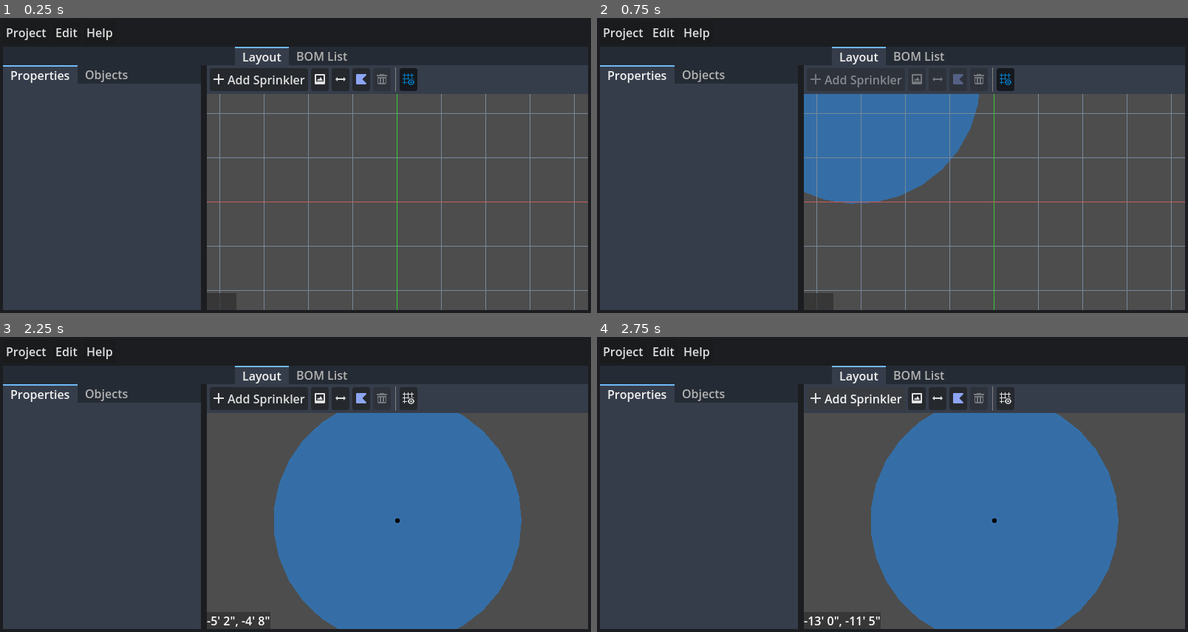
Above: before the commit, frames 1-4 (two rows, left to right).
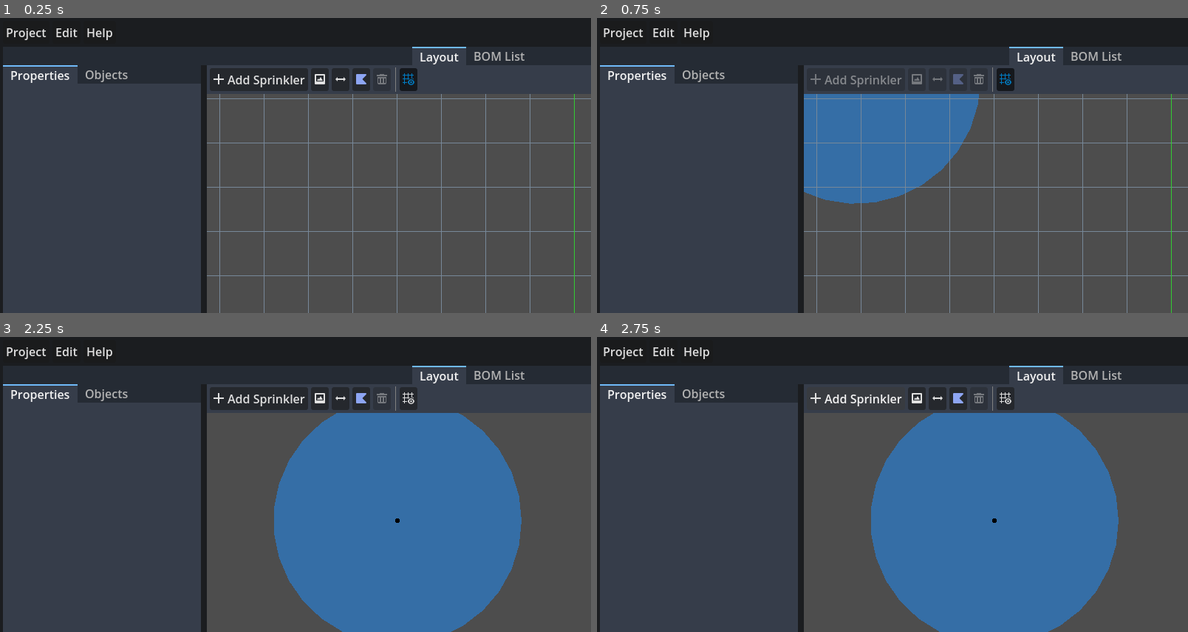
Above: after the commit, the same moments.

Repository: hankedan000/yardscaper
Game: Godot game, scene res://scenes/ui/ProjectEditor/ProjectEditor.tscn
Same seed, same stepped clock (60 frames per second), same inputs: the game is played once before the commit and once after it. This scene is started directly instead of the project's main scene.
Inputs (mouse positions are in pixels of both pictures, inside the frame that each line leads up to):
- Up to frame 1 (0.25 s): no input
- Up to frame 2 (0.75 s): click "Add Sprinkler" at 0.5 s
- Up to frame 3 (2.25 s): click (407, 398) at 1.25 s; tap Enter at 2 s; drag from (395, 519) to (260, 398) at 2.02 s
- Up to frame 4 (2.75 s): no input

The runs differ from the first frame. In frame 1, 3.7% of the frame differs, in the area x 0-100%, y 9-100%; in frame 2, 3.7%; in frame 3, 2.1%; in frame 4, 2.1%.

Commit message:
Maximize project editor by default. Updates window titles.

Diff:
--- a/SprinklerDesigner/Main.gd
+++ b/SprinklerDesigner/Main.gd
@@ -4,27 +4,34 @@
 @export var ProjectEditorScene : PackedScene = null
 @export var BootMenuScene      : PackedScene = null
 
-var root_scene : Node = null
+var root_scene : Control = null
 
 func _ready():
 	open_boot_menu()
 
 func open_boot_menu():
-	_release_root_scene()
-	root_scene = BootMenuScene.instantiate()
-	add_child(root_scene)
-	get_window().size = Vector2(1000,400)
-	get_window().move_to_center()
+	swap_root_scene(
+		BootMenuScene.instantiate() as Control,
+		DisplayServer.WINDOW_MODE_WINDOWED,
+		Vector2(1000, 400))
 
 func open_project_editor(project_path: String):
+	swap_root_scene(
+		ProjectEditorScene.instantiate() as Control,
+		DisplayServer.WINDOW_MODE_MAXIMIZED,
+		Vector2(1280, 720))
+	TheProject.open(project_path)
+
+func swap_root_scene(new_scene: Control, window_mode: int, preferred_size: Vector2) -> void:
 	_release_root_scene()
-	root_scene = ProjectEditorScene.instantiate()
+	root_scene = new_scene
 	add_child(root_scene)
-	TheProject.open(project_path)
-	get_window().size = Vector2(1280,720)
-	get_window().move_to_center()
+	DisplayServer.window_set_mode(window_mode)
+	get_window().size = preferred_size
+	if window_mode == DisplayServer.WINDOW_MODE_WINDOWED:
+		get_window().move_to_center()
 
-func _release_root_scene():
+func _release_root_scene() -> void:
 	# restore default auto-close behavior when switching scenes
 	get_tree().set_auto_accept_quit(true)
 	if root_scene:
--- a/SprinklerDesigner/scenes/ui/BootMenu/BootMenu.gd
+++ b/SprinklerDesigner/scenes/ui/BootMenu/BootMenu.gd
@@ -28,6 +28,7 @@
 		remove_button.disabled = selected_project_item == null
 
 func _ready():
+	DisplayServer.window_set_title("Project Manager - %s" % Globals.get_app_name())
 	_reload_previous_projects()
 	version_label.text = "v%s" % Globals.get_app_version()
 
--- a/SprinklerDesigner/scenes/ui/ProjectEditor/ProjectEditor.gd
+++ b/SprinklerDesigner/scenes/ui/ProjectEditor/ProjectEditor.gd
@@ -98,11 +98,10 @@
 	menu.set_item_shortcut(menu.get_item_index(id), shortcut)
 
 func _update_window_title():
-	const BASE_TITLE = "Sprinkler Designer"
-	var title = BASE_TITLE
+	var title : String = Globals.get_app_name()
 	if len(TheProject.project_name) > 0:
 		var has_edits_label = "* " if TheProject.has_edits else ""
-		title = "%s %s- %s" % [TheProject.project_name, has_edits_label, BASE_TITLE]
+		title = "%s %s- %s" % [TheProject.project_name, has_edits_label, Globals.get_app_name()]
 	DisplayServer.window_set_title(title)
 
 func _request_save_as():
--- a/SprinklerDesigner/scenes/ui/ProjectEditor/ProjectEditor.tscn
+++ b/SprinklerDesigner/scenes/ui/ProjectEditor/ProjectEditor.tscn
@@ -23,8 +23,7 @@
 @onready var source_link := $PanelContainer/VBox/SourceLink
 
 func _ready():
-	var app_name = ProjectSettings.get_setting(\"application/config/name\")
-	name_label.text = app_name
+	name_label.text = Globals.get_app_name()
 	ver_label.text = \"Version: %s\" % Globals.get_app_version()
 	source_link.meta_clicked.connect(_on_source_link_meta_clicked)
 
@@ -41,9 +40,9 @@
 [sub_resource type="StyleBoxFlat" id="StyleBoxFlat_kst3f"]
 
 [node name="ProjectEditor" type="PanelContainer"]
-anchors_preset = 15
-anchor_right = 1.0
-anchor_bottom = 1.0
+anchors_preset = -1
+anchor_right = 1.6
+anchor_bottom = 1.8
 grow_horizontal = 2
 grow_vertical = 2
 theme_override_styles/panel = SubResource("StyleBoxFlat_q6kto")
--- a/SprinklerDesigner/scripts/Globals.gd
+++ b/SprinklerDesigner/scripts/Globals.gd
@@ -33,8 +33,11 @@
 			while len(ser_projects) > 0:
 				add_recent_project(ser_projects.pop_back())
 
+func get_app_name() -> String:
+	return ProjectSettings.get_setting("application/config/name") as String
+
 func get_app_version() -> String:
-	return ProjectSettings.get_setting("application/config/version")
+	return ProjectSettings.get_setting("application/config/version") as String
 
 func get_recent_projects() -> Array[String]:
 	return _recent_projects
